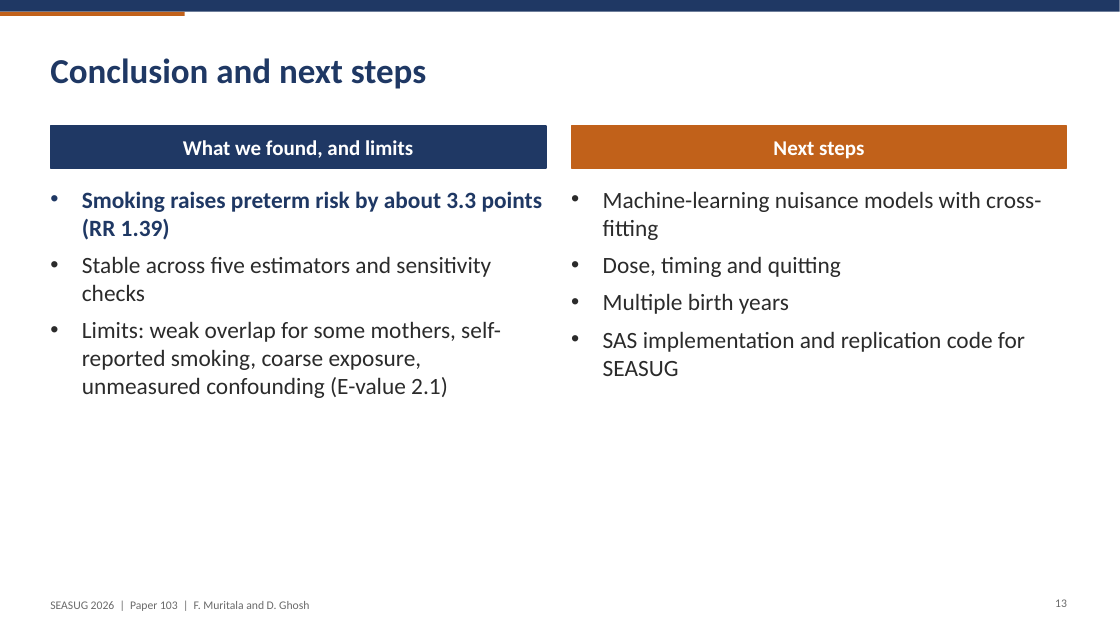
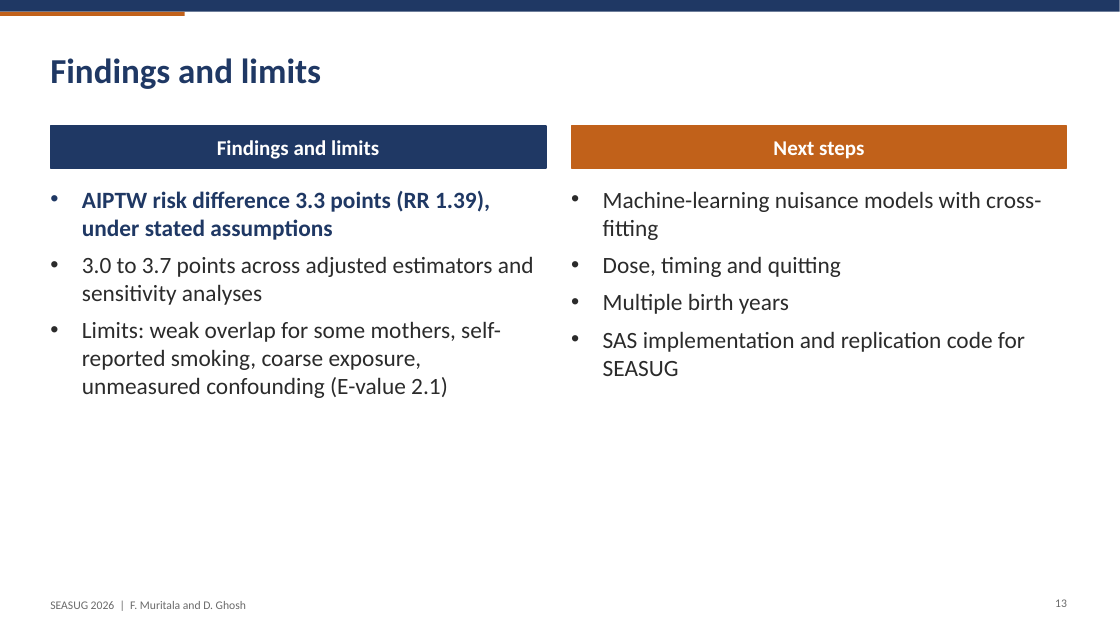
Before and after one commit to fmurital/Causal-Inference-, a slide deck: slide 13 of slides/SEASUG2026_Slides_Muritala_Ghosh.pptx. Drawn at 1120x630 pixels with LibreOffice and Linux fonts; fonts in the diff are those of the drawing. Boxes give left, top, right and bottom in pixels: in the first picture for what was removed or moved away, otherwise in the second. Text is boxed around its words. In the diff, an @@ line names an element or a change of style, - is before the commit and + after.

Commit message:
Final SEASUG 2026 materials: impersonal paper typeset in LaTeX, updated slides, README and figure fix

```diff
--- a/slides/SEASUG2026_Slides_Muritala_Ghosh.pptx
+++ b/slides/SEASUG2026_Slides_Muritala_Ghosh.pptx
@@ title at (50,58,321,89): text changed @@
-Conclusion and next steps
+Findings and limits
@@ text at (217,140,379,159): text changed @@
-What we found, and limits
+Findings and limits
@@ text at (82,191,534,305): text changed; text colour #1F3864 to #2B2B2B; bold off @@
-• Smoking raises preterm risk by about 3.3 points (RR 1.39)
-• Stable across five estimators and sensitivity checks
+• AIPTW risk difference 3.3 points (RR 1.39), under stated assumptions
+• 3.0 to 3.7 points across adjusted estimators and sensitivity analyses
@@ text at (50,601,246,609): text changed @@
-SEASUG 2026 | Paper 103 | F. Muritala and D. Ghosh
+SEASUG 2026 | F. Muritala and D. Ghosh
```
Also in this commit, not shown: 14 other slides changed, 15 other files.
